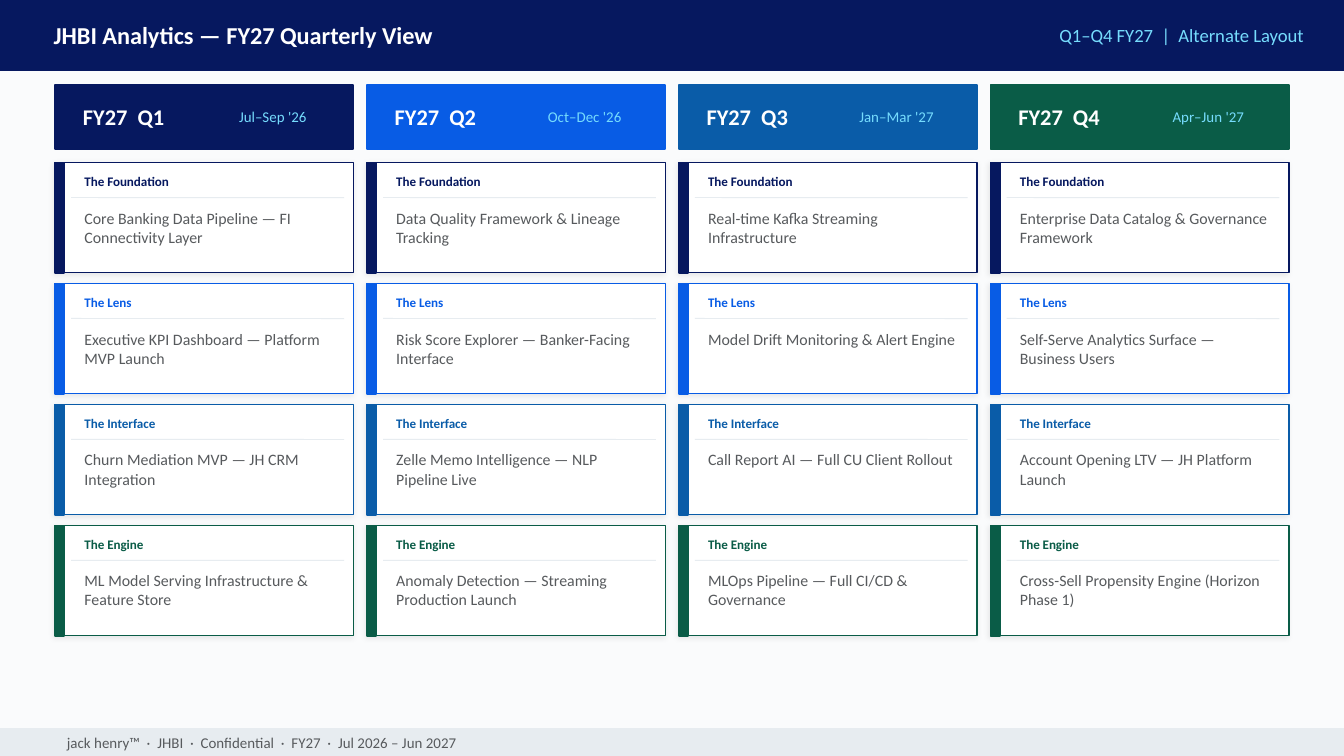
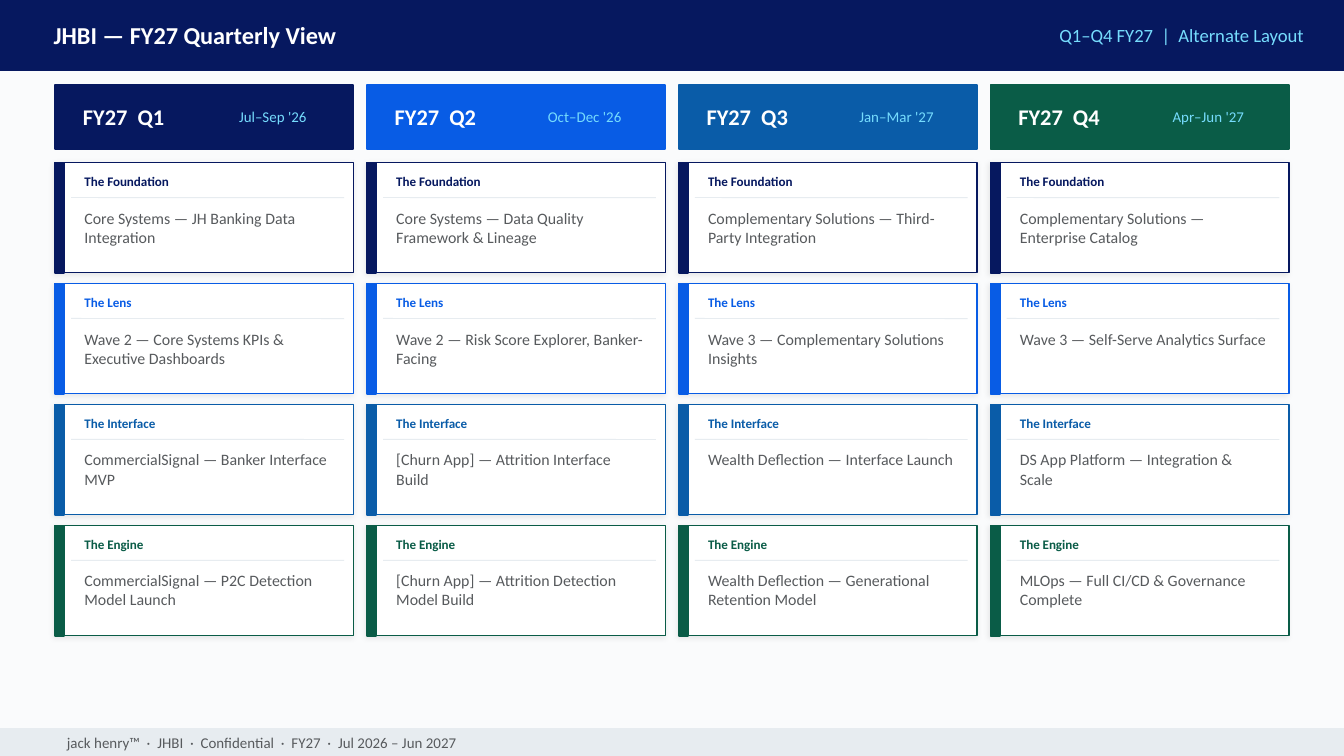
Before and after one commit to MonkeyWrenchGang/jhai_presentations, a slide deck: slide 9 of jhbi-roadmap-2026.pptx. Drawn at 1344x756 pixels with LibreOffice and Linux fonts; fonts in the diff are those of the drawing. Boxes give left, top, right and bottom in pixels: in the first picture for what was removed or moved away, otherwise in the second. Text is boxed around its words. In the diff, an @@ line names an element or a change of style, - is before the commit and + after.

Commit message:
QA pass: remove JHBI Analytics → JHBI everywhere; sync Q_INITIATIVES and DELIVERABLES to new app names

```diff
--- a/jhbi-roadmap-2026.pptx
+++ b/jhbi-roadmap-2026.pptx
@@ text at <box>54,27,336,48</box>: text changed @@
-JHBI Analytics — FY27 Quarterly View
+JHBI — FY27 Quarterly View
@@ text at <box>84,213,295,246</box>: text changed @@
-Core Banking Data Pipeline — FI Connectivity Layer
+Core Systems — JH Banking Data Integration
@@ text at <box>396,213,583,246</box>: text changed @@
-Data Quality Framework & Lineage Tracking
+Core Systems — Data Quality Framework & Lineage
@@ text at <box>708,213,934,246</box>: text changed @@
-Real-time Kafka Streaming Infrastructure
+Complementary Solutions — Third-Party Integration
@@ text at <box>1020,213,1186,246</box>: text changed @@
-Enterprise Data Catalog & Governance Framework
+Complementary Solutions — Enterprise Catalog
@@ text at <box>84,334,270,364</box>: text changed @@
-Executive KPI Dashboard — Platform MVP Launch
+Wave 2 — Core Systems KPIs & Executive Dashboards
@@ text at <box>396,334,643,367</box>: text changed @@
-Risk Score Explorer — Banker-Facing Interface
+Wave 2 — Risk Score Explorer, Banker-Facing
@@ text at <box>708,334,943,367</box>: text changed @@
-Model Drift Monitoring & Alert Engine
+Wave 3 — Complementary Solutions Insights
@@ text at <box>1020,334,1266,348</box>: text changed @@
-Self-Serve Analytics Surface — Business Users
+Wave 3 — Self-Serve Analytics Surface
@@ text at <box>84,454,327,485</box>: text changed @@
-Churn Mediation MVP — JH CRM Integration
+CommercialSignal — Banker Interface MVP
@@ text at <box>396,453,611,485</box>: text changed @@
-Zelle Memo Intelligence — NLP Pipeline Live
+[Churn App] — Attrition Interface Build
@@ text at <box>708,454,953,465</box>: text changed @@
-Call Report AI — Full CU Client Rollout
+Wealth Deflection — Interface Launch
@@ text at <box>1020,454,1218,485</box>: text changed @@
-Account Opening LTV — JH Platform Launch
+DS App Platform — Integration & Scale
@@ text at <box>84,575,312,605</box>: text changed @@
-ML Model Serving Infrastructure & Feature Store
+CommercialSignal — P2C Detection Model Launch
@@ text at <box>396,574,616,605</box>: text changed @@
-Anomaly Detection — Streaming Production Launch
+[Churn App] — Attrition Detection Model Build
@@ text at <box>708,575,930,605</box>: text changed @@
-MLOps Pipeline — Full CI/CD & Governance
+Wealth Deflection — Generational Retention Model
@@ text at <box>1020,575,1246,608</box>: text changed @@
-Cross-Sell Propensity Engine (Horizon Phase 1)
+MLOps — Full CI/CD & Governance Complete
```
Also in this commit, not shown: 6 other slides changed.
